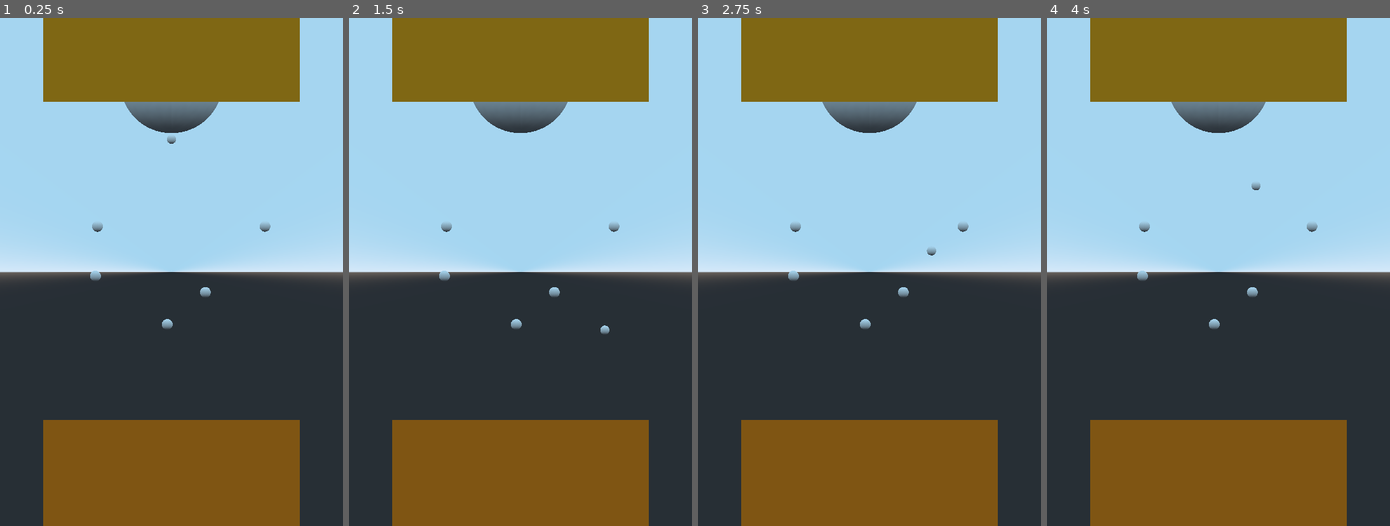
Above: before the commit, frames 1-4 (left to right).
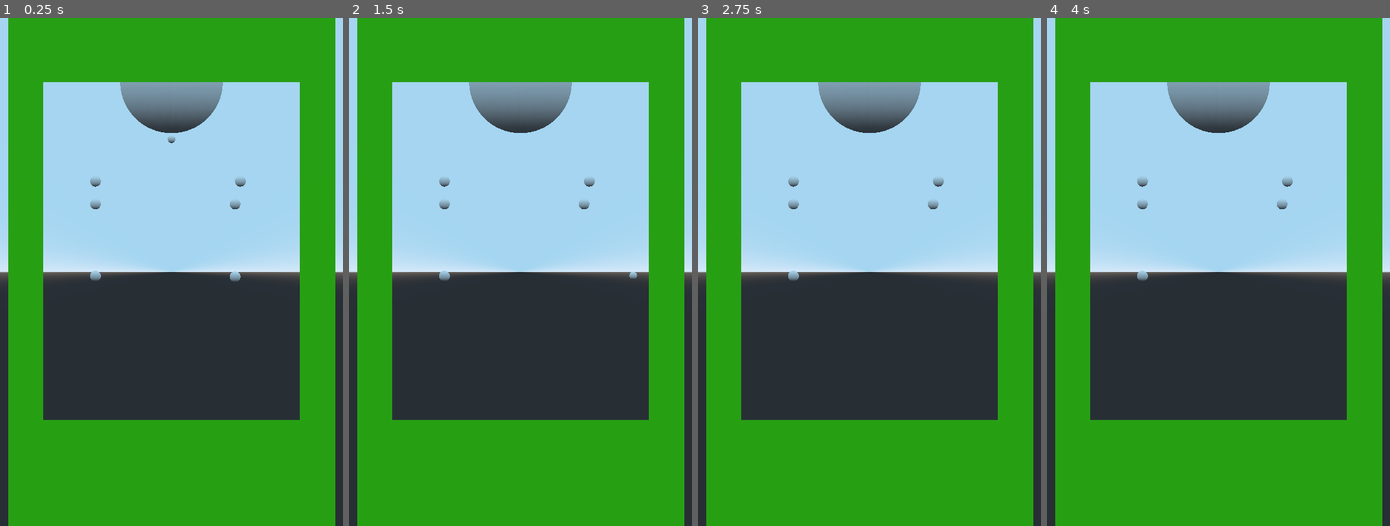
Above: after the commit, the same moments.

Repository: beothorn/librethrow
Game: Godot game, scene res://playStage/PlayStage.tscn
The game is run twice, just before and just after one commit, with the same random seed, the same clock (stepped at 60 frames per second) and the same inputs.
Inputs (mouse positions are in pixels of both pictures, inside the frame that each line leads up to):
- Up to frame 1 (0.25 s): no input
- Up to frame 2 (1.5 s): tap Enter at 0.5 s; move the mouse to (595, 246) at 0.52 s; click (595, 246) at 0.67 s; move the mouse to (451, 297) at 1.27 s; click (451, 297) at 1.42 s
- Up to frame 3 (2.75 s): move the mouse to (903, 160) at 2.02 s; click (903, 160) at 2.17 s
- Up to frame 4 (4 s): move the mouse to (1201, 373) at 2.77 s; click (1201, 373) at 2.92 s; move the mouse to (1321, 348) at 3.52 s; click (1321, 348) at 3.67 s

The runs differ from the first frame. In frame 1, 49% of the frame differs, in the area x 2-98%, y 0-100%; in frame 2, 49%; in frame 3, 49%; in frame 4, 49%.

Commit message:
Fix collision with axis rotated

Diff:
--- a/game/playStage/PlayStage.gd
+++ b/game/playStage/PlayStage.gd
@@ -16,6 +16,8 @@
 var rotating_stones = false
 
 var throwing = false
+
+var y_axis = Vector3(0,1,0)
 
 func throw_ball(towards_point):
 	var ball = ball_gen.instance()
@@ -54,8 +56,7 @@
 				aim_ball.translation.y = pos_cursor.y
 		else:
 			if rotating_stones:
-				print(event.position.x - initial_x)
-				stones.rotate_clockwise((event.position.x - initial_x)/10000)
+				stones.rotate(y_axis, (event.position.x - initial_x)/10000)
 
 func _on_ball_hit(obj, ball):
 	if obj.is_in_group("Stone"):
--- a/game/playStage/PlayStage.tscn
+++ b/game/playStage/PlayStage.tscn
@@ -8,38 +8,43 @@
 radius = 2.0
 height = 4.0
 
-[sub_resource type="SpatialMaterial" id=2]
-albedo_color = Color( 1, 0.654902, 0, 1 )
-
-[sub_resource type="CubeMesh" id=3]
-material = SubResource( 2 )
-size = Vector3( 10, 10, 10 )
-
 [sub_resource type="SpatialMaterial" id=4]
-albedo_color = Color( 1, 0.537255, 0, 1 )
+albedo_color = Color( 0.313726, 1, 0, 1 )
 
 [sub_resource type="CubeMesh" id=5]
 material = SubResource( 4 )
 size = Vector3( 10, 10, 10 )
 
 [sub_resource type="BoxShape" id=6]
-extents = Vector3( 0.683, 8.044, 2.474 )
+extents = Vector3( 0.683, 10.184, 2.474 )
+
+[sub_resource type="SpatialMaterial" id=13]
+albedo_color = Color( 0.313726, 1, 0, 1 )
+
+[sub_resource type="CubeMesh" id=12]
+material = SubResource( 13 )
+size = Vector3( 1.372, 6.653, 1 )
 
 [sub_resource type="BoxShape" id=7]
-extents = Vector3( 5.256, 1, 1 )
+extents = Vector3( 5.256, 2.83, 1 )
+
+[sub_resource type="SpatialMaterial" id=2]
+albedo_color = Color( 0.313726, 1, 0, 1 )
+
+[sub_resource type="CubeMesh" id=3]
+material = SubResource( 2 )
+size = Vector3( 10.527, 5.66, 10 )
 
 [sub_resource type="SphereMesh" id=8]
 radius = 0.21
 height = 0.42
 
-[sub_resource type="CylinderShape" id=11]
-margin = 2.26
-radius = 0.199018
-height = 13.1
-
-[sub_resource type="SphereMesh" id=10]
-radius = 0.18
-height = 0.36
+[sub_resource type="SphereShape" id=10]
+radius = 0.21
+
+[sub_resource type="SphereMesh" id=11]
+radius = 0.15
+height = 0.3
 
 [node name="GameRoom" type="Spatial"]
 script = ExtResource( 1 )
@@ -54,29 +59,36 @@
 mesh = SubResource( 1 )
 
 [node name="Walls" type="Spatial" parent="."]
-
-[node name="TopWall" type="CSGMesh" parent="Walls"]
-transform = Transform( 1, 0, 0, 0, 1, 0, 0, 0, 1, 0, 4.26, 0 )
-mesh = SubResource( 3 )
+editor/display_folded = true
 
 [node name="BottomWall" type="CSGMesh" parent="Walls"]
 transform = Transform( 1, 0, 0, 0, 1, 0, 0, 0, 1, 0, -18.156, 0 )
 mesh = SubResource( 5 )
 
 [node name="Walls_collisions" type="StaticBody" parent="Walls"]
-editor/display_folded = true
 
 [node name="Right" type="CollisionShape" parent="Walls/Walls_collisions"]
-transform = Transform( 1, 0, 0, 0, 1, 0, 0, 0, 1, 5.951, -6.241, 0 )
+transform = Transform( 1, 0, 0, 0, 1, 0, 0, 0, 1, 5.68891, -6.241, 0 )
 shape = SubResource( 6 )
 
+[node name="Right" type="CSGMesh" parent="Walls/Walls_collisions/Right"]
+transform = Transform( 1, 0, 0, 0, 3.87, 0, 0, 0, 1, 0, 0, 0 )
+mesh = SubResource( 12 )
+
 [node name="Left" type="CollisionShape" parent="Walls/Walls_collisions"]
-transform = Transform( 1, 0, 0, 0, 1, 0, 0, 0, 1, -5.949, -6.241, 0 )
+transform = Transform( 1, 0, 0, 0, 1, 0, 0, 0, 1, -5.67953, -6.241, 0 )
 shape = SubResource( 6 )
 
+[node name="LeftWall" type="CSGMesh" parent="Walls/Walls_collisions/Left"]
+transform = Transform( 1, 0, 0, 0, 3.87, 0, 0, 0, 1, 0, 0, 0 )
+mesh = SubResource( 12 )
+
 [node name="Top" type="CollisionShape" parent="Walls/Walls_collisions"]
-transform = Transform( 1, 0, 0, 0, 1, 0, 0, 0, 1, 0, 1.06997, 0 )
+transform = Transform( 1, 0, 0, 0, 1, 0, 0, 0, 1, 0, 2.83894, 0 )
 shape = SubResource( 7 )
+
+[node name="TopWall" type="CSGMesh" parent="Walls/Walls_collisions/Top"]
+mesh = SubResource( 3 )
 
 [node name="Stones" type="Spatial" parent="."]
 script = ExtResource( 2 )
@@ -88,72 +100,114 @@
 transform = Transform( 1, 0, 0, 0, 1, 0, 0, 0, 1, -2.96187, -7.53755, 0 )
 script = ExtResource( 3 )
 
-[node name="Stone" type="CSGMesh" parent="Stones/Stone"]
+[node name="StoneMesh" type="CSGMesh" parent="Stones/Stone"]
 mesh = SubResource( 8 )
 
 [node name="CollisionShape" type="CollisionShape" parent="Stones/Stone"]
 transform = Transform( 1, 0, 0, 0, -4.37114e-08, -1, 0, 1, -4.37114e-08, 0, 0, 0 )
-shape = SubResource( 11 )
+shape = SubResource( 10 )
+
+[node name="Stone6" type="StaticBody" parent="Stones" groups=[
+"Stone",
+]]
+editor/display_folded = true
+transform = Transform( 1, 0, 0, 0, 1, 0, 0, 0, 1, -2.96187, -7.53755, 4.1228 )
+script = ExtResource( 3 )
+
+[node name="StoneMesh" type="CSGMesh" parent="Stones/Stone6"]
+mesh = SubResource( 8 )
+
+[node name="CollisionShape" type="CollisionShape" parent="Stones/Stone6"]
+transform = Transform( 1, 0, 0, 0, -4.37114e-08, -1, 0, 1, -4.37114e-08, 0, 0, 0 )
+shape = SubResource( 10 )
+
+[node name="Stone7" type="StaticBody" parent="Stones" groups=[
+"Stone",
+]]
+editor/display_folded = true
+transform = Transform( 1, 0, 0, 0, 1, 0, 0, 0, 1, -2.96187, -3.84199, 4.1228 )
+script = ExtResource( 3 )
+
+[node name="StoneMesh" type="CSGMesh" parent="Stones/Stone7"]
+mesh = SubResource( 8 )
+
+[node name="CollisionShape" type="CollisionShape" parent="Stones/Stone7"]
+transform = Transform( 1, 0, 0, 0, -4.37114e-08, -1, 0, 1, -4.37114e-08, 0, 0, 0 )
+shape = SubResource( 10 )
+
+[node name="Stone8" type="StaticBody" parent="Stones" groups=[
+"Stone",
+]]
+editor/display_folded = true
+transform = Transform( 1, 0, 0, 0, 1, 0, 0, 0, 1, 2.68388, -3.84199, 4.1228 )
+script = ExtResource( 3 )
+
+[node name="StoneMesh" type="CSGMesh" parent="Stones/Stone8"]
+mesh = SubResource( 8 )
+
+[node name="CollisionShape" type="CollisionShape" parent="Stones/Stone8"]
+transform = Transform( 1, 0, 0, 0, -4.37114e-08, -1, 0, 1, -4.37114e-08, 0, 0, 0 )
+shape = SubResource( 10 )
 
 [node name="Stone2" type="StaticBody" parent="Stones" groups=[
 "Stone",
 ]]
 editor/display_folded = true
-transform = Transform( 1, 0, 0, 0, 1, 0, 0, 0, 1, 1.31934, -8.1746, 0 )
-script = ExtResource( 3 )
-
-[node name="Stone" type="CSGMesh" parent="Stones/Stone2"]
+transform = Transform( 1, 0, 0, 0, 1, 0, 0, 0, 1, -2.96187, -4.72878, 0 )
+script = ExtResource( 3 )
+
+[node name="StoneMesh" type="CSGMesh" parent="Stones/Stone2"]
 mesh = SubResource( 8 )
 
 [node name="CollisionShape" type="CollisionShape" parent="Stones/Stone2"]
 transform = Transform( 1, 0, 0, 0, -4.37114e-08, -1, 0, 1, -4.37114e-08, 0, 0, 0 )
-shape = SubResource( 11 )
+shape = SubResource( 10 )
 
 [node name="Stone3" type="StaticBody" parent="Stones" groups=[
 "Stone",
 ]]
 editor/display_folded = true
-transform = Transform( 1, 0, 0, 0, 1, 0, 0, 0, 1, 3.64341, -5.59921, 0 )
-script = ExtResource( 3 )
-
-[node name="Stone" type="CSGMesh" parent="Stones/Stone3"]
+transform = Transform( 1, 0, 0, 0, 1, 0, 0, 0, 1, 2.47911, -4.72878, 0 )
+script = ExtResource( 3 )
+
+[node name="StoneMesh" type="CSGMesh" parent="Stones/Stone3"]
 mesh = SubResource( 8 )
 
 [node name="CollisionShape" type="CollisionShape" parent="Stones/Stone3"]
 transform = Transform( 1, 0, 0, 0, -4.37114e-08, -1, 0, 1, -4.37114e-08, 0, 0, 0 )
-shape = SubResource( 11 )
+shape = SubResource( 10 )
 
 [node name="Stone4" type="StaticBody" parent="Stones" groups=[
 "Stone",
 ]]
 editor/display_folded = true
-transform = Transform( 1, 0, 0, 0, 1, 0, 0, 0, 1, -2.88247, -5.59921, 0 )
-script = ExtResource( 3 )
-
-[node name="Stone" type="CSGMesh" parent="Stones/Stone4"]
+transform = Transform( 1, 0, 0, 0, 1, 0, 0, 0, 1, 2.47911, -7.56965, 0 )
+script = ExtResource( 3 )
+
+[node name="StoneMesh" type="CSGMesh" parent="Stones/Stone4"]
 mesh = SubResource( 8 )
 
 [node name="CollisionShape" type="CollisionShape" parent="Stones/Stone4"]
 transform = Transform( 1, 0, 0, 0, -4.37114e-08, -1, 0, 1, -4.37114e-08, 0, 0, 0 )
-shape = SubResource( 11 )
+shape = SubResource( 10 )
 
 [node name="Stone5" type="StaticBody" parent="Stones" groups=[
 "Stone",
 ]]
 editor/display_folded = true
-transform = Transform( 1, 0, 0, 0, 1, 0, 0, 0, 1, -0.164277, -9.42152, 0 )
-script = ExtResource( 3 )
-
-[node name="Stone" type="CSGMesh" parent="Stones/Stone5"]
+transform = Transform( 1, 0, 0, 0, 1, 0, 0, 0, 1, 2.47911, -7.56965, 2.63224 )
+script = ExtResource( 3 )
+
+[node name="StoneMesh" type="CSGMesh" parent="Stones/Stone5"]
 mesh = SubResource( 8 )
 
 [node name="CollisionShape" type="CollisionShape" parent="Stones/Stone5"]
 transform = Transform( 1, 0, 0, 0, -4.37114e-08, -1, 0, 1, -4.37114e-08, 0, 0, 0 )
-shape = SubResource( 11 )
+shape = SubResource( 10 )
 
 [node name="Aim_ball" type="CSGMesh" parent="."]
 transform = Transform( 1, 0, 0, 0, 1, 0, 0, 0, 1, 0, -2.2, 0 )
-mesh = SubResource( 10 )
+mesh = SubResource( 11 )
 
 [node name="Outside_floor" type="StaticBody" parent="." groups=[
 "BallKiller",
--- a/game/playStage/Stone.gd
+++ b/game/playStage/Stone.gd
@@ -1,19 +1,22 @@
 extends StaticBody
 
-
-var real_z = 0
+onready var collisionShape = get_node("CollisionShape")
+onready var cg = get_node("CSGMesh")
+onready var stone = get_node("StoneMesh")
 
 func _ready():
-	self.real_z = translation.z
+	project_collision_shadow()
 
 func flat():
 	translation.z = 0
-
-func unflat():
-	translation.z = real_z
 
 func hide():
 	translation.z = -1000
 
 func is_hidden():
 	return translation.z == -1000
+
+func project_collision_shadow():
+	var stone_transform =  get_global_transform()
+	stone_transform.origin.z = 0
+	collisionShape.set_global_transform(stone_transform)
--- a/game/playStage/Stones.gd
+++ b/game/playStage/Stones.gd
@@ -1,6 +1,6 @@
 extends Spatial
 
-func rotate_clockwise(amount):
-	self.rotation.y = self.rotation.y + amount
+func rotate(axis:Vector3, angle:float ):
+	.rotate(axis, angle)
 	for stone in get_children():
-		stone.get_node("CollisionShape").rotation.y = stone.get_node("CollisionShape").rotation.y - amount
+		stone.project_collision_shadow()
--- a/game/playStage/ThrownBall.tscn
+++ b/game/playStage/ThrownBall.tscn
@@ -9,11 +9,11 @@
 
 [sub_resource type="SphereMesh" id=3]
 material = SubResource( 2 )
-radius = 0.18
-height = 0.36
+radius = 0.15
+height = 0.3
 
 [sub_resource type="SphereShape" id=4]
-radius = 0.184528
+radius = 0.15
 
 [node name="Ball" type="RigidBody"]
 physics_material_override = SubResource( 1 )
Not shown: 1 places in game/playStage/PlayStage.tscn that only renumber resources
